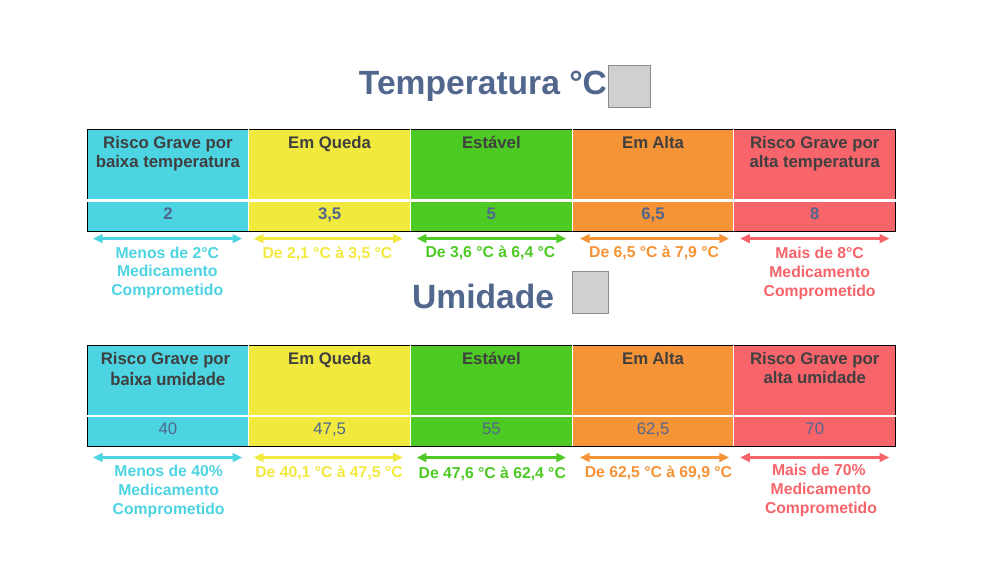
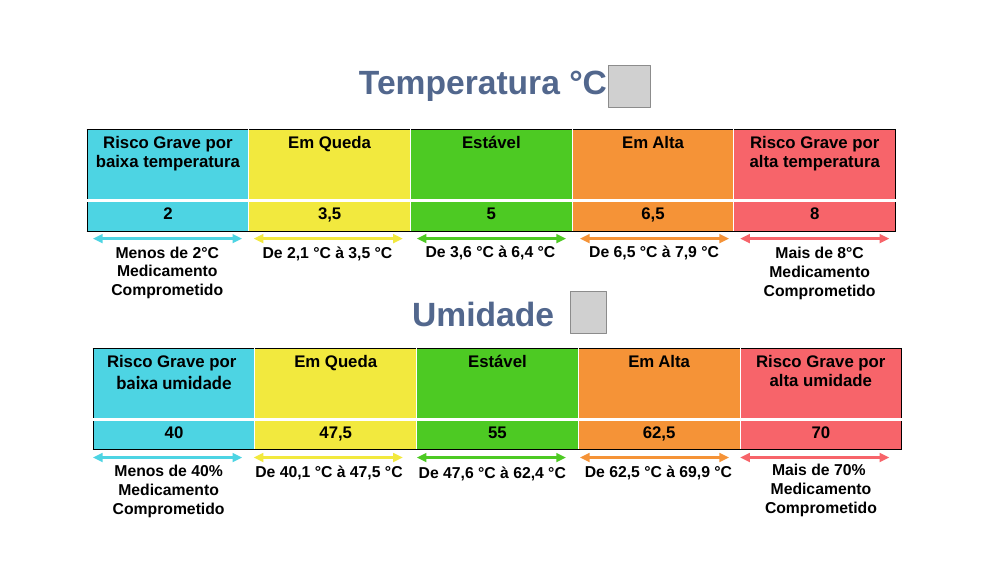
Before and after one commit to Biotec-Sprint02/Projeto-PI, a slide deck: slide 3 of Arquitetura Computacional/Gráficos do projetos.pptx. Drawn at 1008x567 pixels with LibreOffice and Linux fonts; fonts in the diff are those of the drawing; grey boxes stand for pictures. Boxes give left, top, right and bottom in pixels: in the first picture for what was removed or moved away, otherwise in the second. Text is boxed around its words. In the diff, an @@ line names an element or a change of style, - is before the commit and + after.

```diff
--- a/Arquitetura Computacional/Gráficos do projetos.pptx
+++ b/Arquitetura Computacional/Gráficos do projetos.pptx
@@ table at (87, 130, 896, 231) @@
@@ text colour #404040 to #000000 in "Risco Grave por baixa temperatura", "Em Queda", "Estável", "Em Alta" and 1 more places @@
@@ text colour #52678D to #000000 in "2", "3,5", "5", "6,5" and 1 more places @@
@@ text "Menos de 2°C" at (111, 246, 223, 299): text colour #4DD4E3 to #000000 @@
@@ text "De 2,1 °C à 3,5 ..." at (263, 246, 393, 261): text colour #F2E93E to #000000 @@
@@ text "De 3,6 °C à 6,4 ..." at (426, 245, 556, 260): text colour #4DCA23 to #000000 @@
@@ text "De 6,5 °C à 7,9 ..." at (589, 245, 719, 260): text colour #F59337 to #000000 @@
@@ text "Mais de 8°C" at (764, 246, 876, 300): text colour #F7646A to #000000 @@
@@ text "Umidade": place and size @@
-text "Umidade" at (412, 283, 554, 309)
+text "Umidade" at (412, 301, 554, 327)
@@ picture: place and size @@
-picture at (572, 271, 609, 314)
+picture at (570, 291, 607, 333)
@@ table at (93, 349, 902, 450) @@
@@ text colour #404040 to #000000 in "Risco Grave por", "baixa umidade", "Em Queda", "Estável" and 2 more places @@
@@ text colour #52678D to #000000, bold on in "40", "47,5", "55", "62,5" and 1 more places @@
@@ table: place and size @@
-table at (87, 346, 896, 447)
+table at (93, 349, 902, 450)
@@ text "Menos de 40%" at (113, 464, 225, 518): text colour #4DD4E3 to #000000 @@
@@ text "De 40,1 °C à 47,5 ..." at (255, 465, 403, 480): text colour #F2E93E to #000000 @@
@@ text "De 47,6 °C à 62,4 ..." at (419, 466, 566, 481): text colour #4DCA23 to #000000 @@
@@ text "De 62,5 °C à 69,9 ..." at (585, 465, 732, 480): text colour #F59337 to #000000 @@
@@ text "Mais de 70%" at (765, 463, 877, 517): text colour #F7646A to #000000 @@
```
Also in this commit, not shown: 47 other files.
